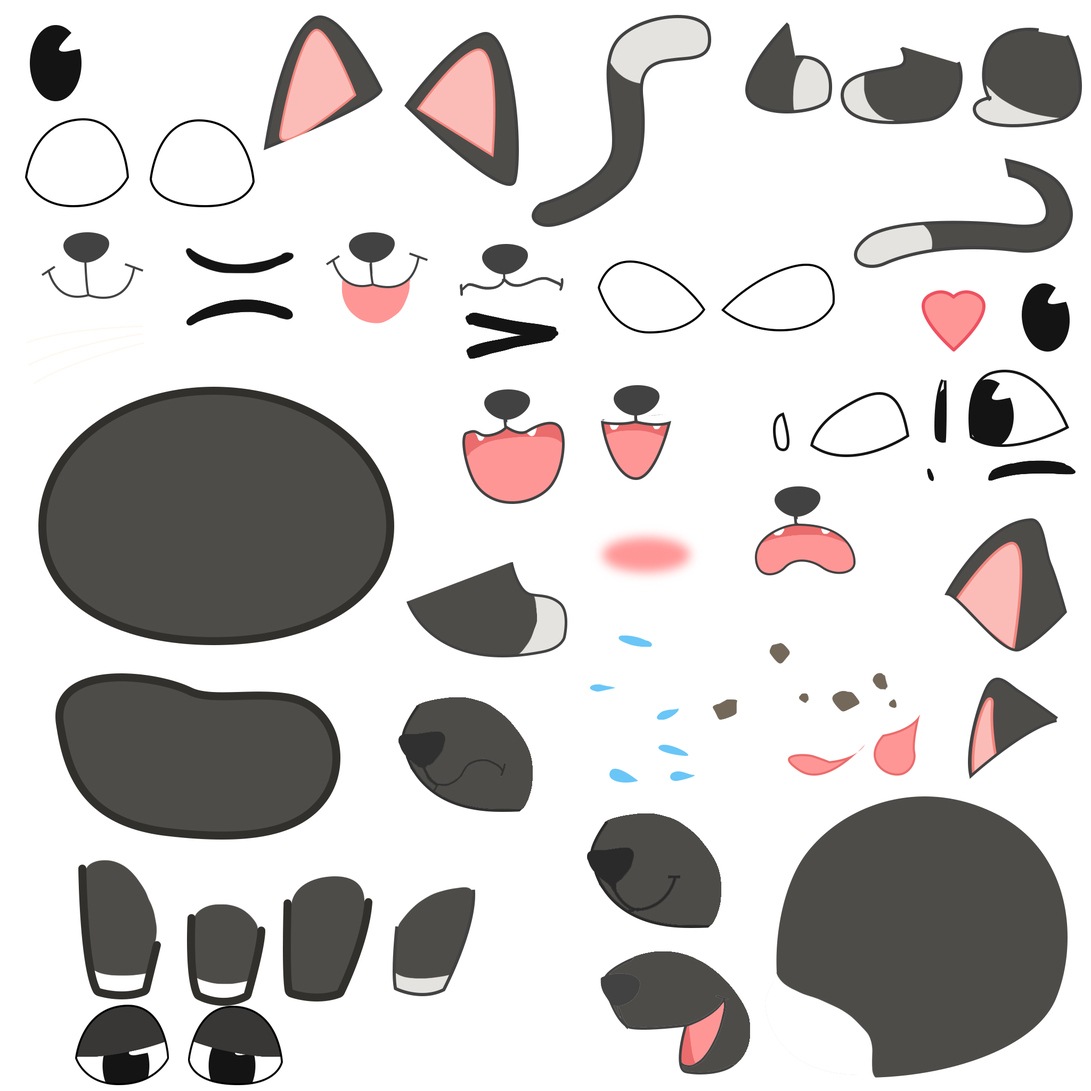
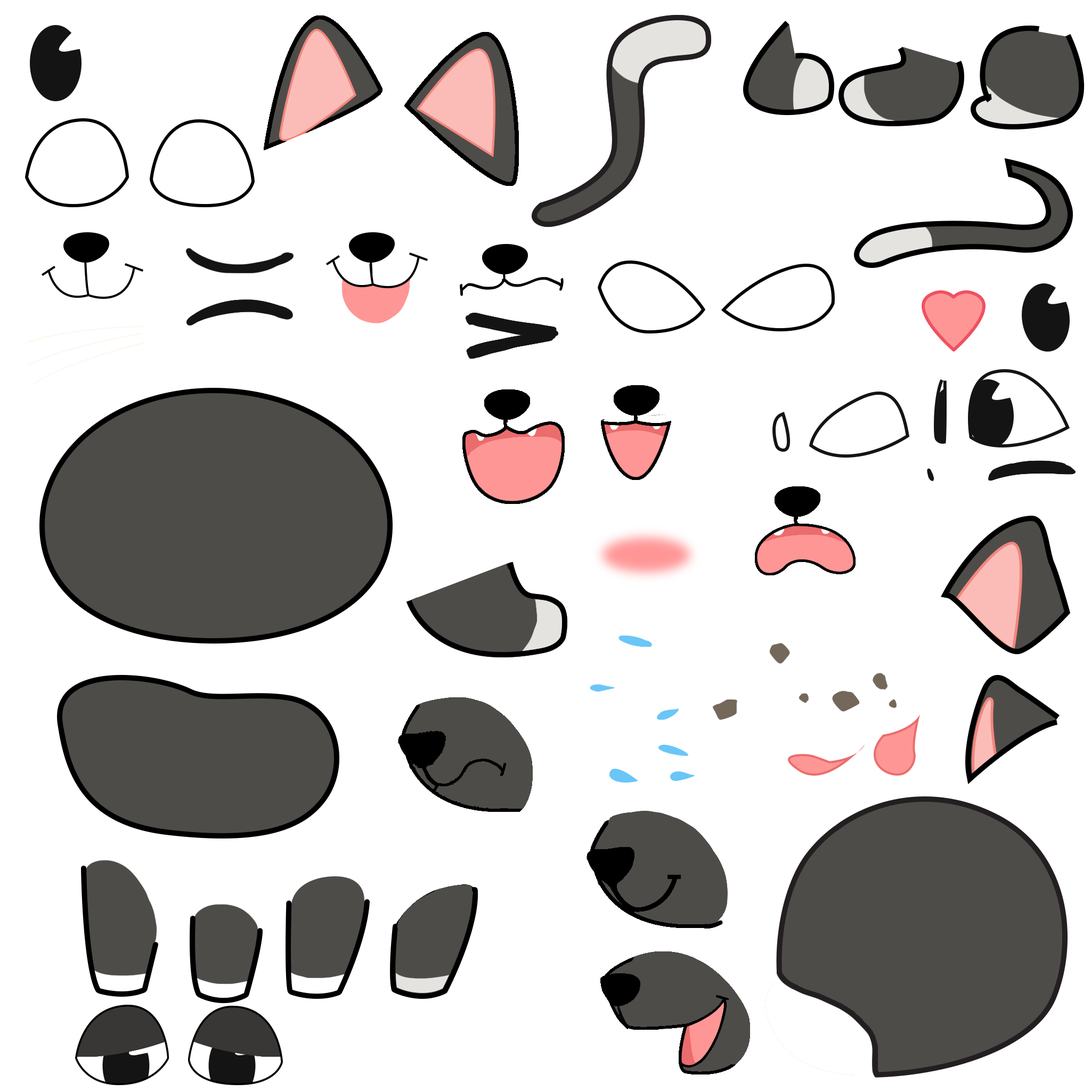
Comparing the layer stacks of the two 1091×1091 images. Changes:
painted on "duoi" over [854, 158, 1074, 269]
painted on "chan sau trai" (1st of 2, in "meo ngu") over [971, 25, 1085, 130]
painted on "chan truc phai" over [743, 20, 835, 116]
painted on "chan truoc trai" (1st of 2, in "meo ngu") over [838, 46, 965, 127]
added layer "Layer 20 copy 2" above "Layer 20 copy" over [411, 563, 563, 653]
added layer "Layer 20 copy" above "Layer 20" over [406, 562, 568, 658]
added layer "Layer 23 copy" in group "Meo copy" over [755, 486, 856, 576]
added layer "Layer 18 copy" in group "Meo copy" over [462, 389, 565, 505]
painted on "mat phai" (1st of 3, in "Meo copy") over [151, 121, 253, 206]
painted on "dau copy 2" over [38, 386, 395, 646]
added layer "tai trai copy" in group "Meo copy" over [263, 15, 520, 187]
added layer "Layer 5 copy 3" in group "Meo copy" over [395, 884, 474, 994]
added layer "Layer 5 copy 2" in group "Meo copy" over [392, 886, 476, 997]
painted on "minh copy" over [55, 673, 341, 840]
painted on "chan truoc phai copy" over [78, 864, 161, 1000]
painted on "chan sau phai copy 2" over [283, 898, 373, 1002]
added layer "Layer 7 copy" in group "Meo copy" over [531, 14, 712, 228]
painted on "tai trai" (2nd of 3, in "dau cui xuong") over [941, 515, 1071, 655]
added layer "mui copy 2" in group "dau cui xuong" over [600, 956, 737, 1075]
added layer "mieng copy 5" in group "dau cui xuong" over [398, 704, 523, 813]
added layer "mieng copy 4" in group "dau cui xuong" over [586, 811, 729, 929]
added layer "dau copy 3" in group "dau cui xuong" over [765, 796, 1069, 1079]
hid "dau copy" over [765, 796, 1069, 1079]
painted on "tai phai" (2nd of 3, in "dau cui xuong") over [965, 675, 1061, 785]
…and 13 more changes (1 added, 11 painted, 1 visibility)
